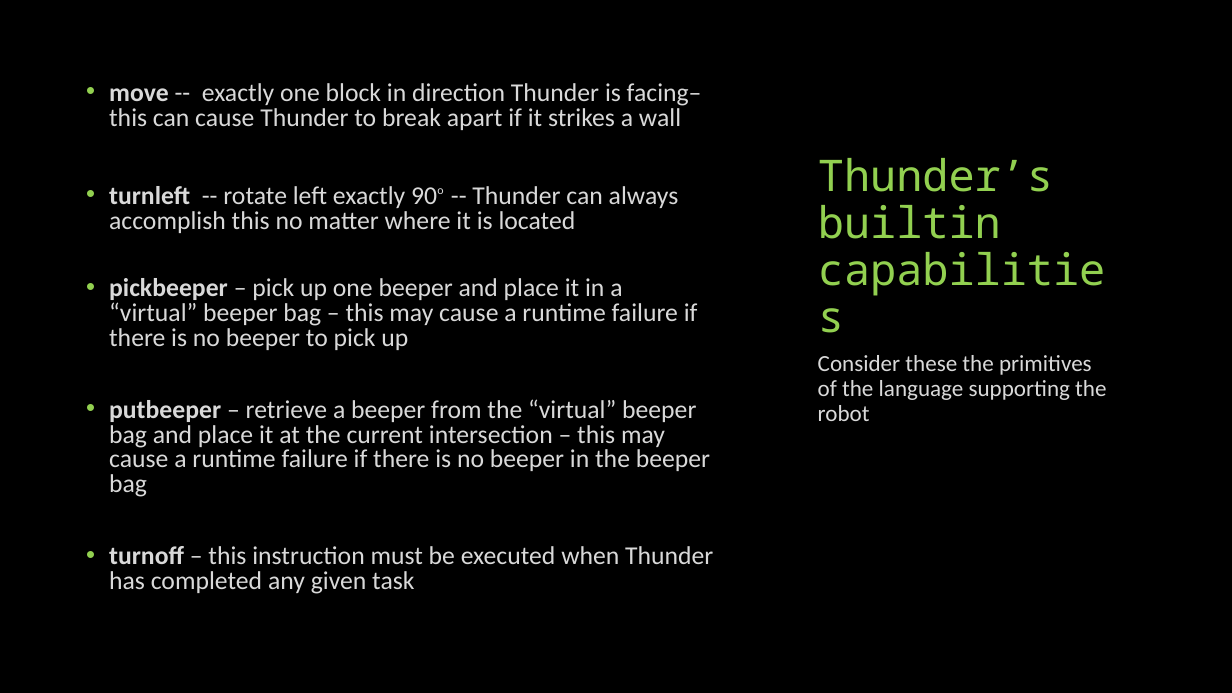
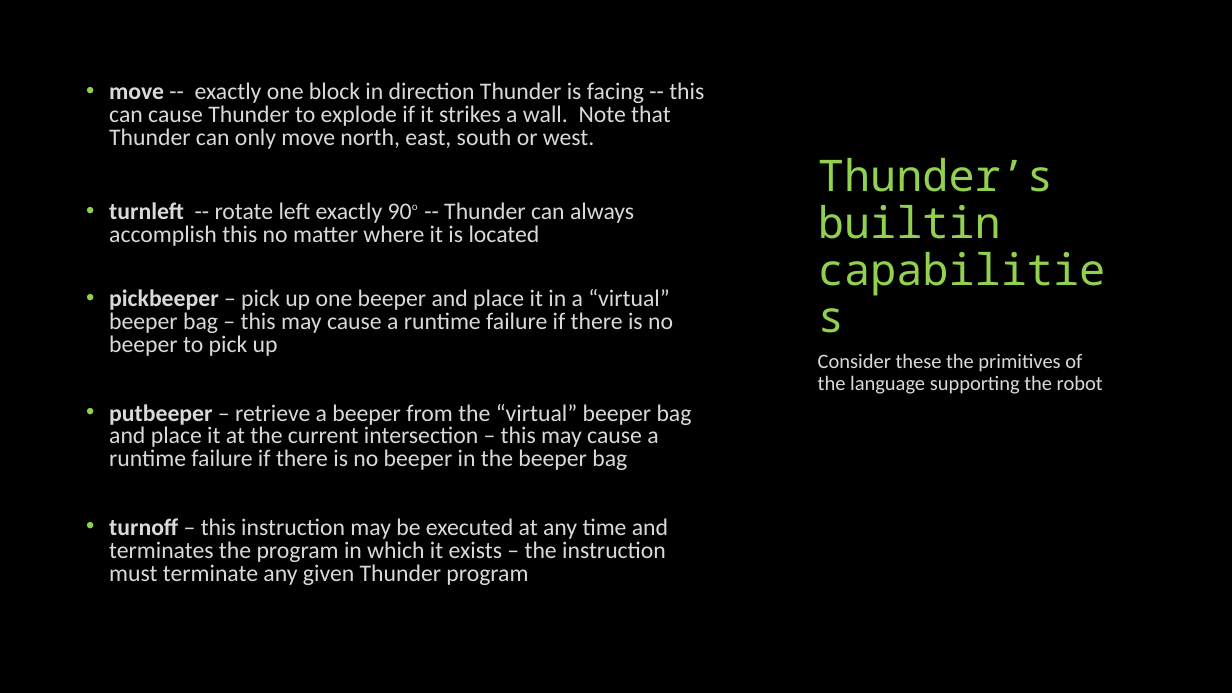
Before and after one commit to HHaiduk/thunder, a slide deck: slide 10 of Thunder_the_Robot.pptx (slide 9 before the commit). Drawn at 1232x693 pixels with LibreOffice and Linux fonts; fonts in the diff are those of the drawing. Boxes give left, top, right and bottom in pixels: in the first picture for what was removed or moved away, otherwise in the second. Text is boxed around its words. In the diff, an @@ line names an element or a change of style, - is before the commit and + after.

```diff
--- a/Thunder_the_Robot.pptx
+++ b/Thunder_the_Robot.pptx
@@ text at (109, 82, 704, 149): text changed; size 20 to 18.5 pt @@
-• move -- exactly one block in direction Thunder is facing– this can cause Thunder to break apart if it strikes a wall
+• move -- exactly one block in direction Thunder is facing -- this can cause Thunder to explode if it strikes a wall. Note that Thunder can only move north, east, south or west.
@@ text at (109, 202, 692, 470): size 20 to 18.5 pt in "turnleft -- rotate left exactly 90o -- ...", "pickbeeper – pick up one beeper and ...", "putbeeper – retrieve a beeper from the ..."; size 16 to 14.8 pt in "90o" @@
@@ text "Consider these the primitives of ..." at (818, 353, 1103, 394): size 18 to 16 pt @@
@@ text at (109, 518, 668, 585): text changed; size 20 to 18.5 pt @@
-• turnoff – this instruction must be executed when Thunder has completed any given task
+• turnoff – this instruction may be executed at any time and terminates the program in which it exists – the instruction must terminate any given Thunder program
```
Also in this commit, not shown: 20 other slides changed, 9 slides added, 4 other files.
